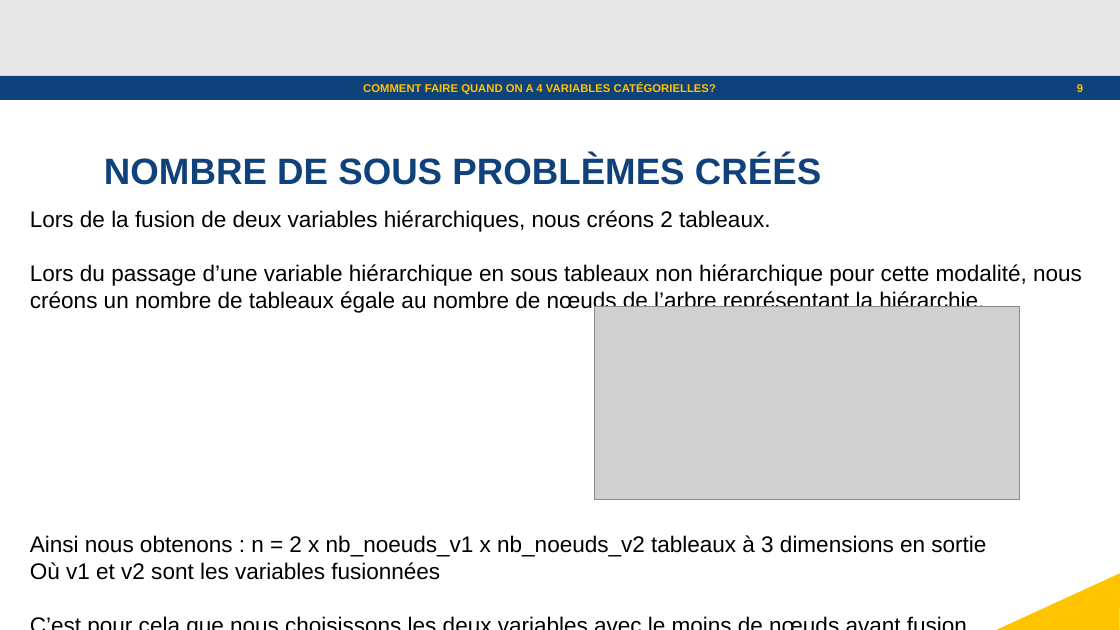
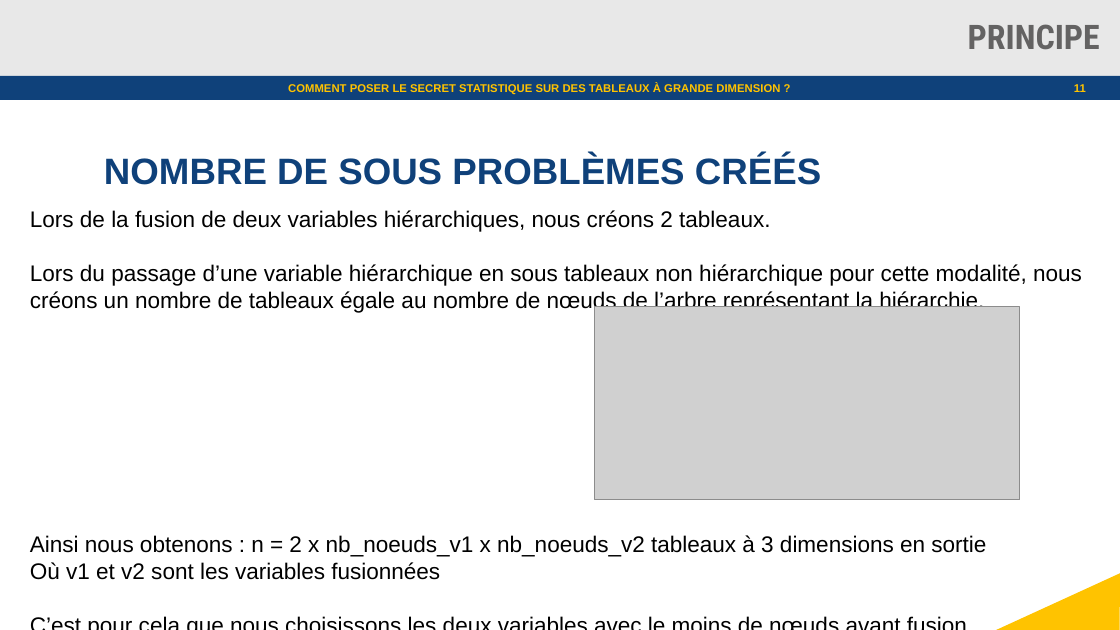
Before and after one commit to julienjamme/stage1A_2023, a slide deck: slide 11 of presentation_mi_parcours.odp (slide 9 before the commit). Drawn at 1120x630 pixels with LibreOffice and Linux fonts; fonts in the diff are those of the drawing; grey boxes stand for pictures; background and template pictures are left out. Boxes give left, top, right and bottom in pixels: in the first picture for what was removed or moved away, otherwise in the second. Text is boxed around its words. In the diff, an @@ line names an element or a change of style, - is before the commit and + after.

```diff
--- a/presentation_mi_parcours.odp
+++ b/presentation_mi_parcours.odp
@@ title added at [968, 24, 1100, 50], 24 pt, text #646363, bold @@
+PRINCIPE
@@ text at [288, 83, 780, 94]: text changed @@
-COMMENT FAIRE QUAND ON A 4 VARIABLES CATÉGORIELLES?
+COMMENT POSER LE SECRET STATISTIQUE SUR DES TABLEAUX À GRANDE DIMENSION ?
@@ page number at [1074, 84, 1086, 92]: text changed @@
-9
+11
```
Also in this commit, not shown: 6 other slides changed, 13 slides added, 11 slides removed.
